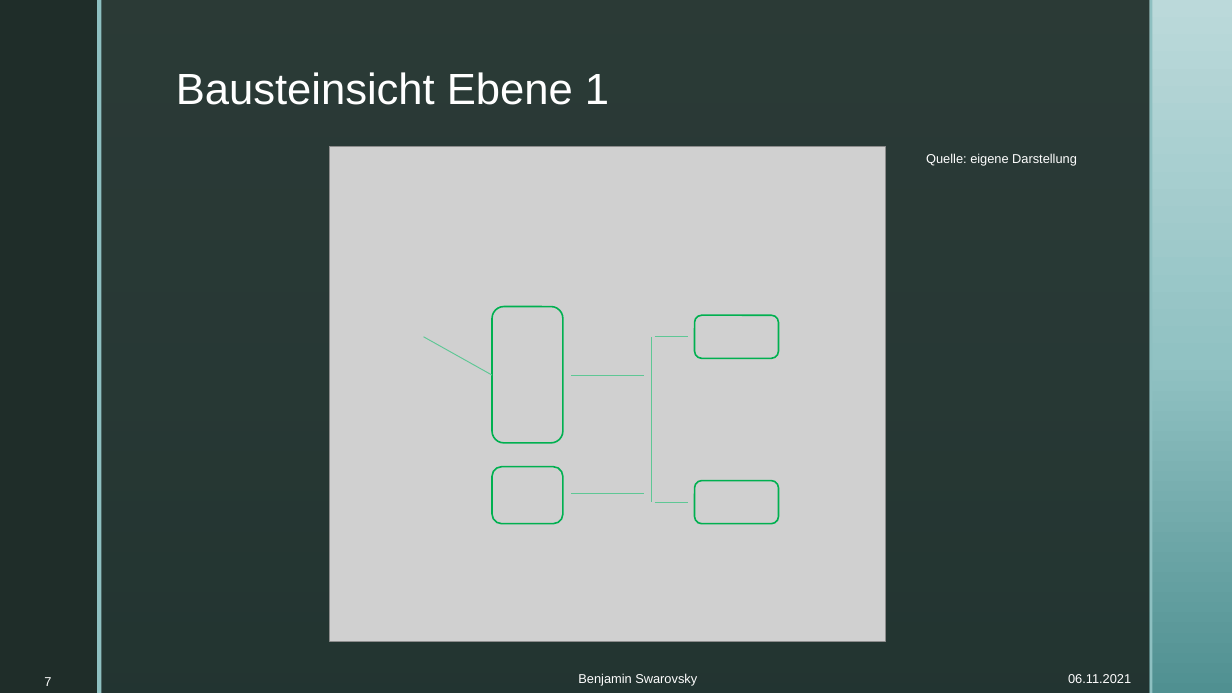
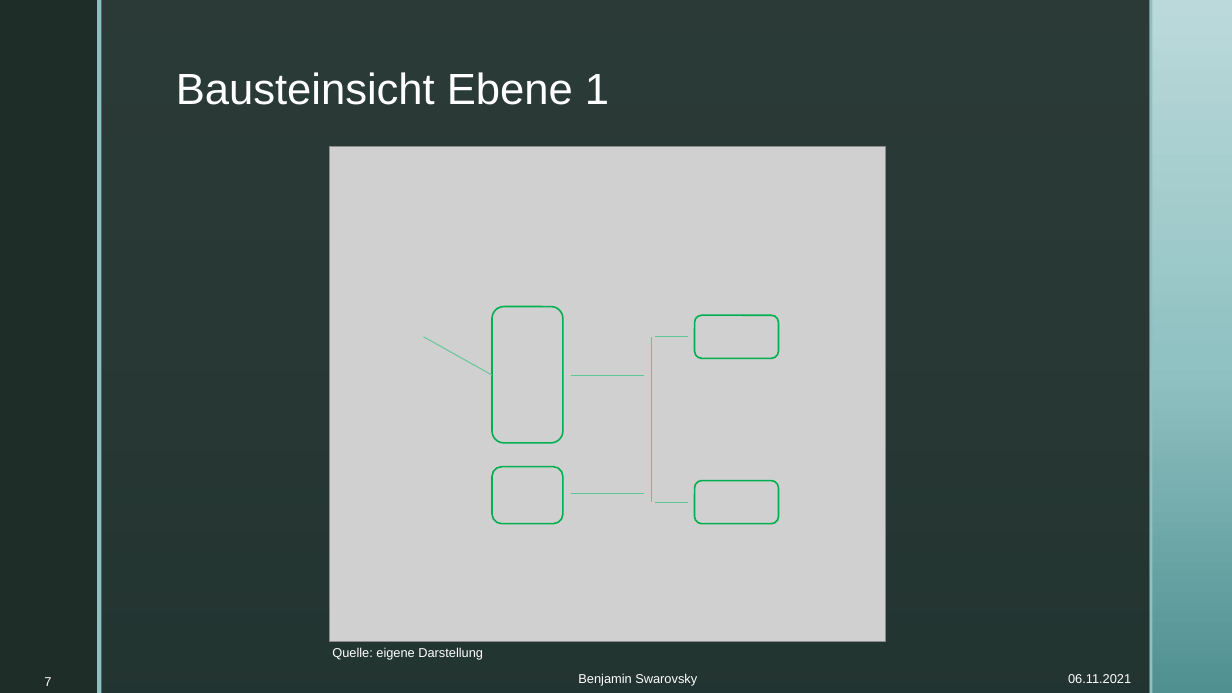
Before and after one commit to BenjaminS01/Abschluss, a slide deck: slide 7 of Vortrag.pptx. Drawn at 1232x693 pixels with LibreOffice and Linux fonts; fonts in the diff are those of the drawing; grey boxes stand for pictures; background and template pictures are left out. Boxes give left, top, right and bottom in pixels: in the first picture for what was removed or moved away, otherwise in the second. Text is boxed around its words. In the diff, an @@ line names an element or a change of style, - is before the commit and + after.

Commit message:
Quellen fertig

```diff
--- a/Vortrag.pptx
+++ b/Vortrag.pptx
@@ text "Quelle: eigene Darstellung": place and size @@
-text "Quelle: eigene Darstellung" at bbox=[926, 153, 1077, 166]
+text "Quelle: eigene Darstellung" at bbox=[332, 647, 483, 660]
```
Also in this commit, not shown: 9 other slides changed, 2 slides added.
